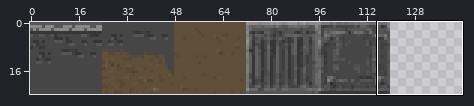
Sprite sheet -- images/squares.png. The first picture is a wide view before the edit; the outline marks the close-up.
Close-up. The starting point:
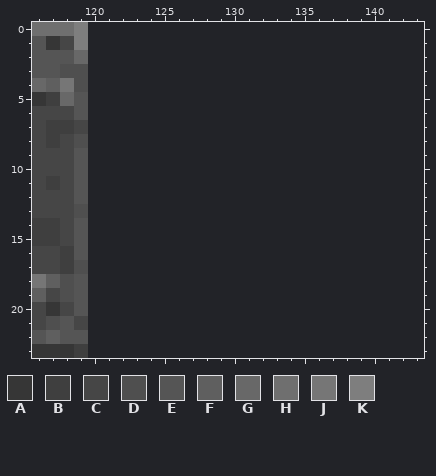
The file is 120x24 pixels. Colours within 5 levels of each other are drawn and written as one. Shown: x 116..143, y 0..23. The old version is drawn lined up with the new one, on the new canvas.
Palette (. is transparent): A #363636  B #3f3f3f  C #464646  D #4f4f4f  E #555555  F #5f5f5f  G #686868  H #6f6f6f  J #767676  K #7e7e7e
Pixels before, first column x 116:
 0 HHHK
 1 EACK
 2 EEEG
 3 EEDD
 4 GFJD
 5 ABGE
 6 CCCE
 7 CBBC
 8 CBCD
 9 CCCE
10 CCCE
11 CBCE
12 CCCE
13 CCCD
14 BBCE
15 BBCE
16 CCBE
17 CCBD
18 JFDE
19 FCDE
20 CACE
21 CDEC
22 EFEE
23 AAAB
The same view after the edit:
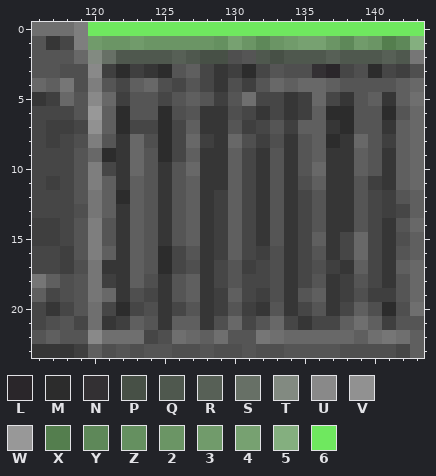
Colours new in this view: L #2a262a  M #2c2c2c  N #333033  P #475046  Q #4f584e  R #576056  S #677066  T #828a81  U #898989  V #919191  W #989898  X #547e4e  Y #5e8859  Z #659060  2 #6b9565  3 #719b6b  4 #77a171  5 #84af7f  6 #6fe85f
From old to new:
{"change": "canvas 120x24 -> 144x24"}
{"y":0,"x":120,"old":"........................","new":"666666666666666666666666"}
{"y":1,"x":120,"old":"........................","new":"322322222Z42Y23442Y32XY5"}
{"y":2,"x":120,"old":"........................","new":"TSQQQQRQPPDEQPQQQRQQQRQJ"}
{"y":3,"x":120,"old":"........................","new":"UBMBAMEFCABMCEDDNLCDMCBD"}
{"y":4,"x":120,"old":"........................","new":"KECFGDCECADBEGFGGFEEEEFG"}
{"y":5,"x":120,"old":"........................","new":"UGBEECEFEBEHCCABGCAEFAFH"}
{"y":6,"x":120,"old":"........................","new":"WFMEEMDEAADCACABFMMEEMEG"}
{"y":7,"x":120,"old":"........................","new":"VFMCCMCFAAEBCEBFFAMEEAFG"}
{"y":8,"x":120,"old":"........................","new":"KEAGDMCGBAGDBDAEFMAGEBFG"}
{"y":9,"x":120,"old":"........................","new":"GMAGEMCFAAFCAEAEFAAFEAFG"}
{"y":10,"x":120,"old":"........................","new":"KCAGEAEGAAFCAEAEGAAFEAFG"}
{"y":11,"x":120,"old":"........................","new":"KFAFEAEFAAFCAEADFAAEBAFG"}
{"y":12,"x":120,"old":"........................","new":"JFMFEAEFABFCAEACEAAECBEF"}
{"y":13,"x":120,"old":"........................","new":"JFAFEAEFABFCAEACEAAECBCF"}
{"y":14,"x":120,"old":"........................","new":"KEAFEAEFABFCAEACEAAECAEG"}
{"y":15,"x":120,"old":"........................","new":"KEAFEAEFABFCAEACFACGCADF"}
{"y":16,"x":120,"old":"........................","new":"KFAFEMCEABFCBDACEACGCAEF"}
{"y":17,"x":120,"old":"........................","new":"JAAFEMCDACEBCDACDBAFCAFG"}
{"y":18,"x":120,"old":"........................","new":"JBAFDAEFACECCDACEABECAEG"}
{"y":19,"x":120,"old":"........................","new":"JGADCAEFABFCBDAEFABDBBEG"}
{"y":20,"x":120,"old":"........................","new":"HCMCDACEABEBAEACEACFDMDH"}
{"y":21,"x":120,"old":"........................","new":"HABFEAFFADGCEGCACCFHFBEE"}
{"y":22,"x":120,"old":"........................","new":"UHHHCDHGFHEEJHGGGGGFHJHF"}
{"y":23,"x":120,"old":"........................","new":"FDEDEEDDEDDEDDEEEEDDDDCF"}
